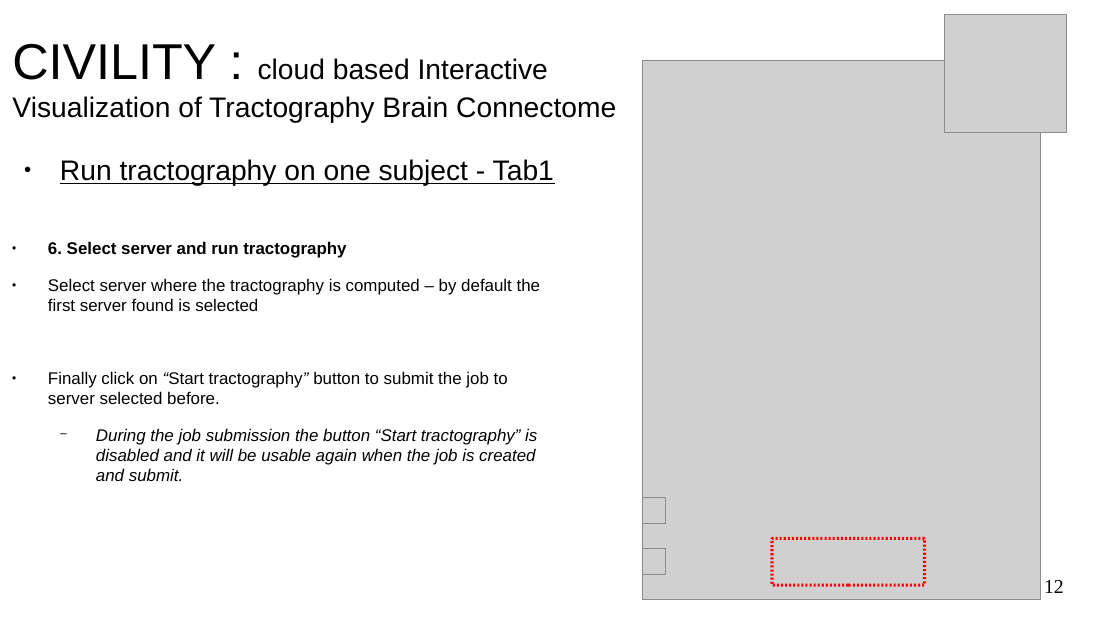
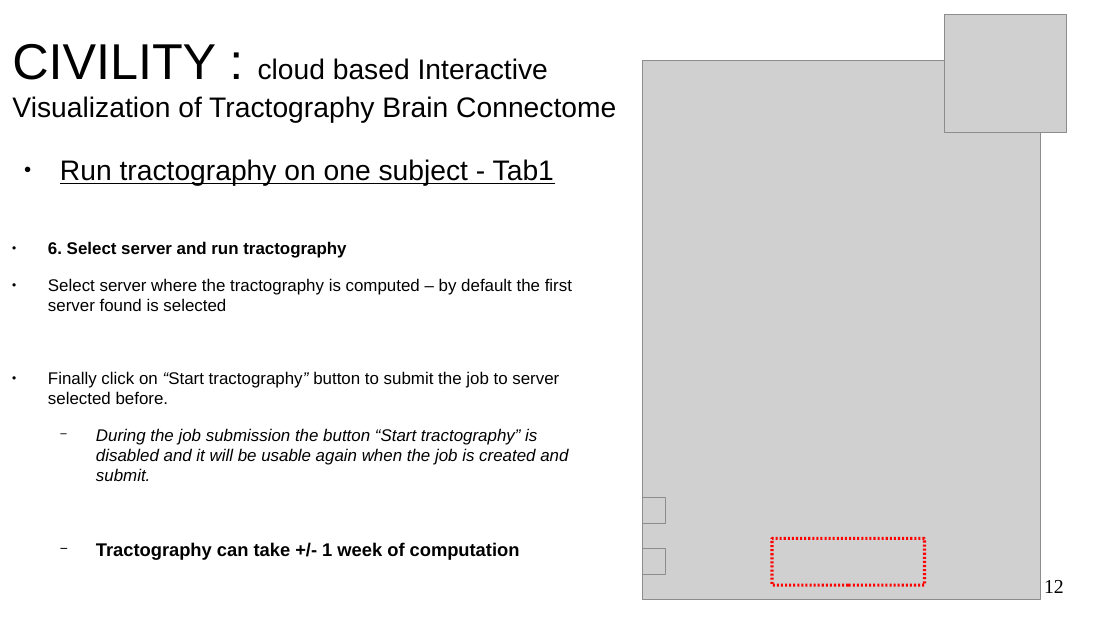
Before and after one commit to NIRALUser/CIVILITY, a slide deck: slide 12 of Documentation/tutoBrainTractographyApp.odp. Drawn at 1120x630 pixels with LibreOffice and Linux fonts; fonts in the diff are those of the drawing; grey boxes stand for pictures; background and template pictures are left out. Boxes give left, top, right and bottom in pixels: in the first picture for what was removed or moved away, otherwise in the second. Text is boxed around its words. In the diff, an @@ line names an element or a change of style, - is before the commit and + after.

```diff
--- a/Documentation/tutoBrainTractographyApp.odp
+++ b/Documentation/tutoBrainTractographyApp.odp
@@ text at box(96, 542, 520, 560): paragraph added @@
+  − Tractography can take +/- 1 week of computation
```
Also in this commit, not shown: 5 other slides changed, 1 slide added, 2 slides removed, 1 other file.
